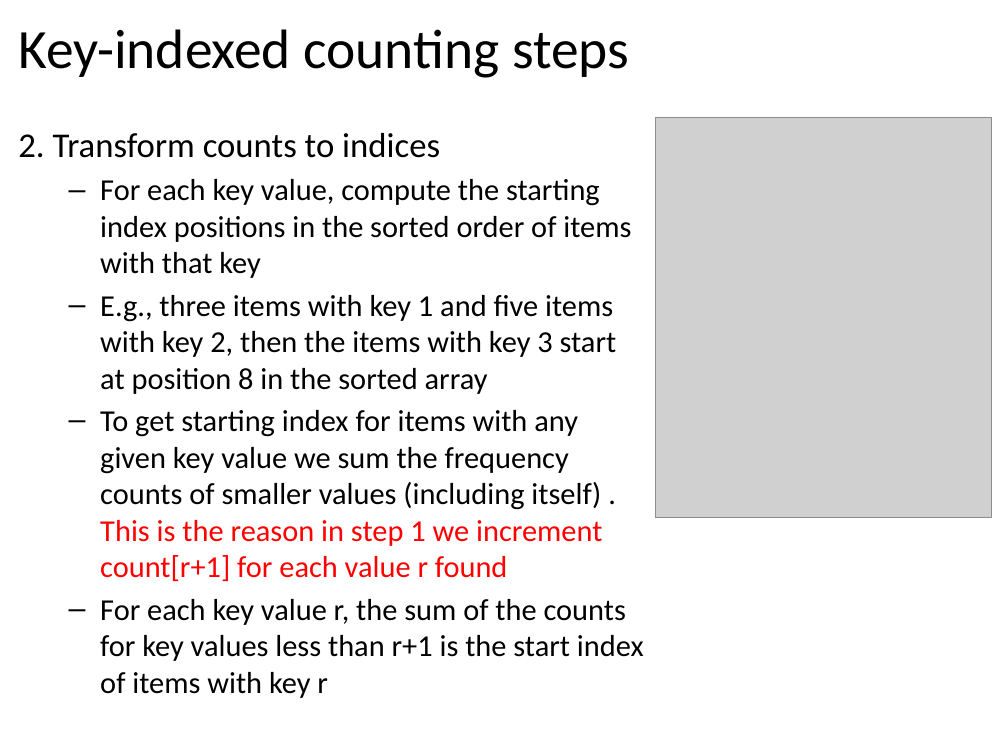
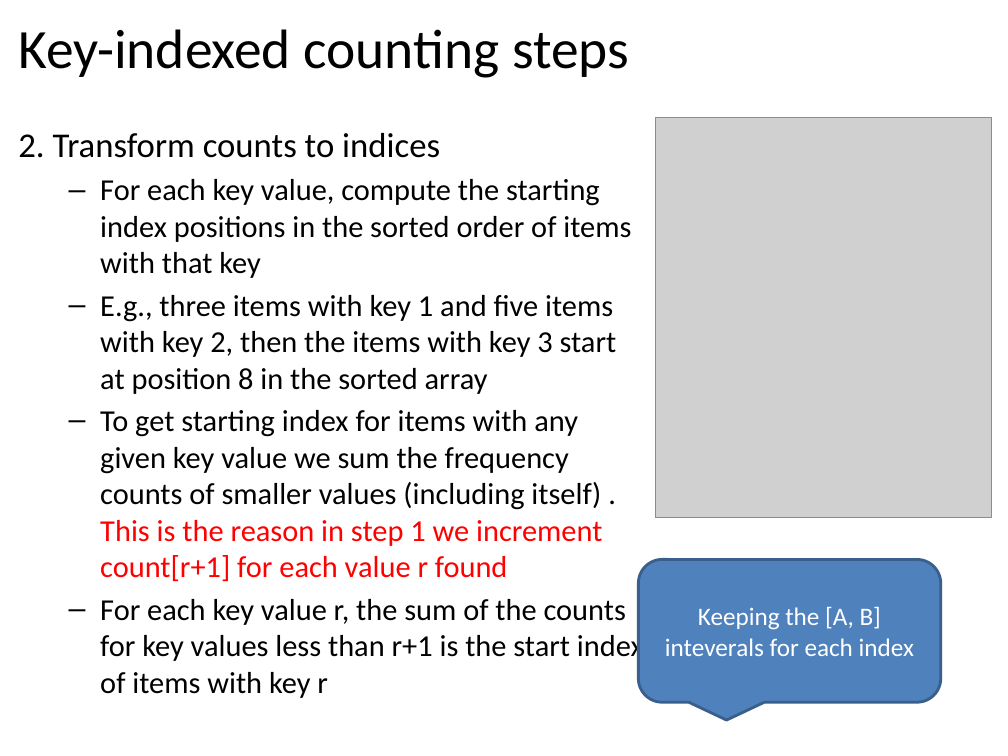
Before and after one commit to tutrunghieu/dsa-2017-java-tutorial, a slide deck: slide 33 of dsa2017-java-online/handouts/data-day06-string/Lecture 10, 11 (Teach in 2 days) - String.pptx (slide 11 before the commit). Drawn at 1008x756 pixels with LibreOffice and Linux fonts; fonts in the diff are those of the drawing; grey boxes stand for pictures. Boxes give left, top, right and bottom in pixels: in the first picture for what was removed or moved away, otherwise in the second. Text is boxed around its words. In the diff, an @@ line names an element or a change of style, - is before the commit and + after.

```diff
--- a/dsa2017-java-online/handouts/data-day06-string/Lecture 10, 11 (Teach in 2 days) - String.pptx
+++ b/dsa2017-java-online/handouts/data-day06-string/Lecture 10, 11 (Teach in 2 days) - String.pptx
@@ rounded speech box added at bbox=[638, 559, 940, 703], fill #4F81BD, outline #3A5F8C 2 pt, 18 pt, text #FFFFFF @@
+Keeping the [A, B] inteverals for each index
```
Also in this commit, not shown: 3 other slides changed, 9 slides added, 5 slides removed, 1 other file.
